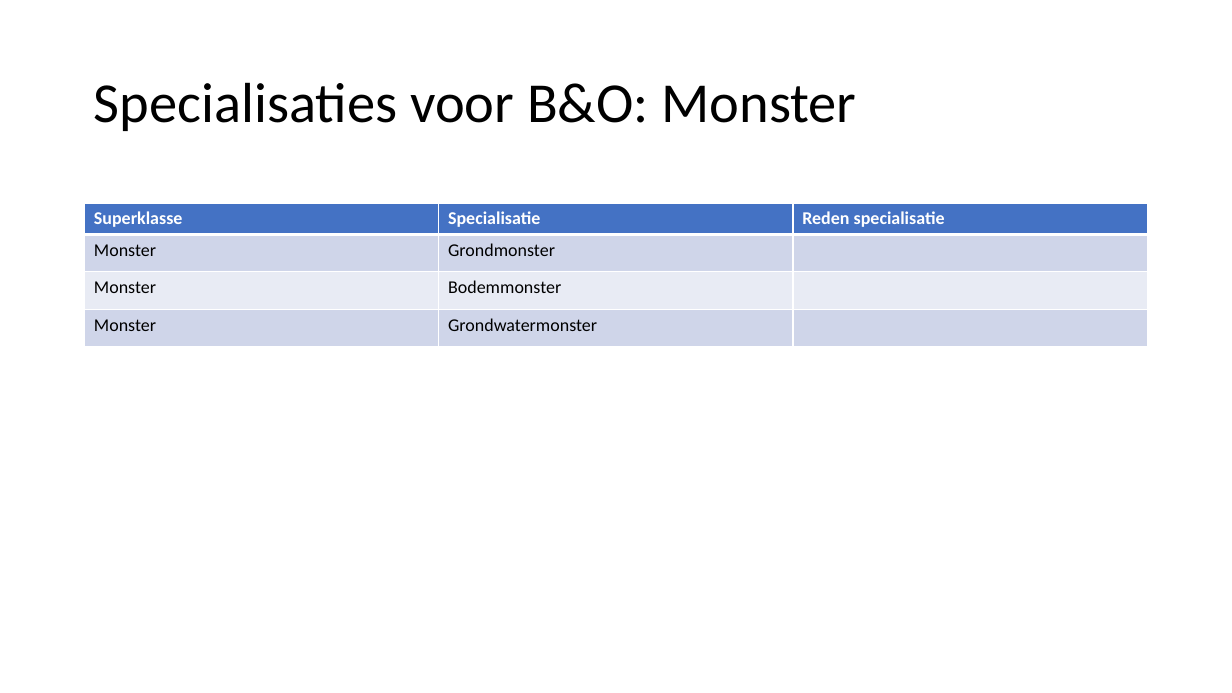
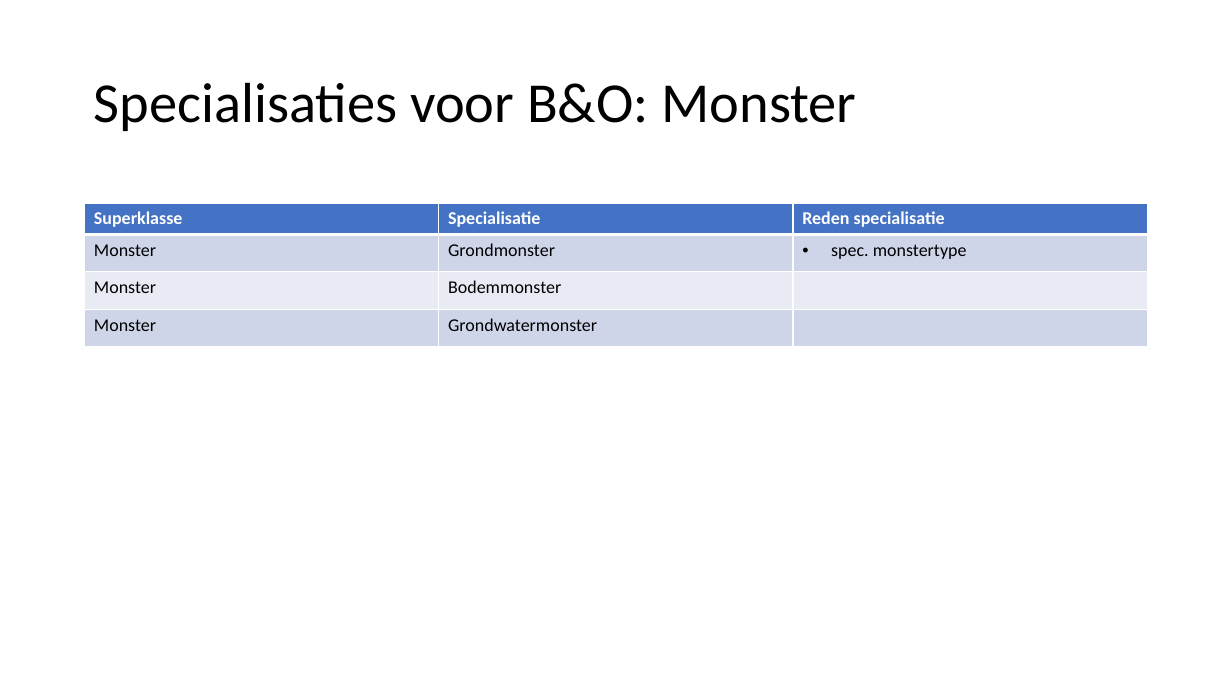
Before and after one commit to Informatievlaanderen/OSLOthema-bodemEnOndergrond, a slide deck: slide 23 of resources/consolidatie/WerkgroepConsolidatie20210531.pptx (slide 22 before the commit). Drawn at 1232x693 pixels with LibreOffice and Linux fonts; fonts in the diff are those of the drawing. Boxes give left, top, right and bottom in pixels: in the first picture for what was removed or moved away, otherwise in the second. Text is boxed around its words. In the diff, an @@ line names an element or a change of style, - is before the commit and + after.

```diff
--- a/resources/consolidatie/WerkgroepConsolidatie20210531.pptx
+++ b/resources/consolidatie/WerkgroepConsolidatie20210531.pptx
@@ table at [85, 203, 1147, 347] @@
-row 2, column 3: 
+row 2, column 3: spec. monstertype
```
Also in this commit, not shown: 8 other slides changed, 9 slides added, 2 slides removed.
